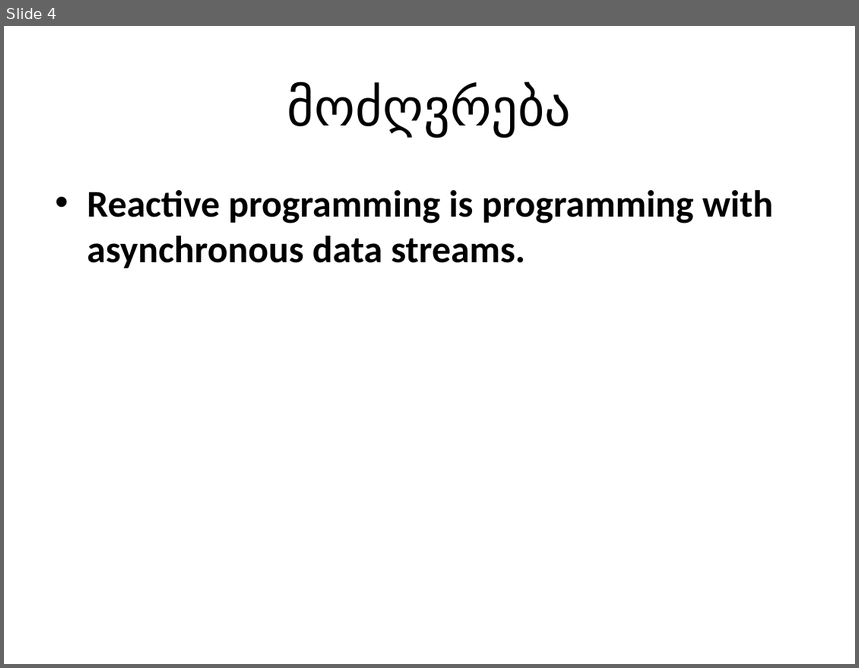
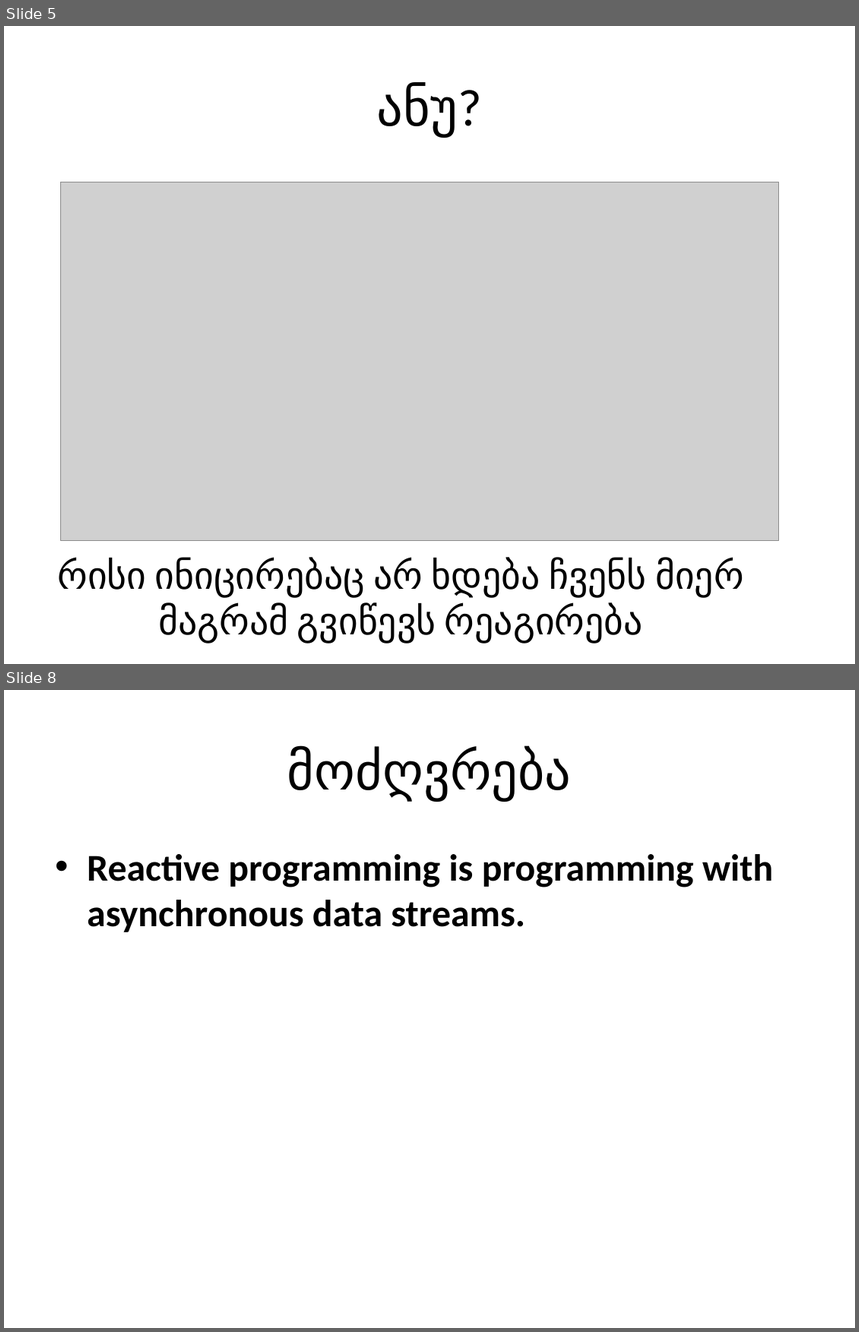
Before and after one commit to AleksandreSukh/RxSeminar, a slide deck: Rx.pptx. Shown one above the other, each under a label of ours: slide 4 before the commit, slides 5 and 8 after it; the slides between them are not shown. The pictures are 859x668 and 859x1332 pixels, drawn with LibreOffice and Linux fonts; fonts in the diff are those of the drawing; grey boxes stand for pictures. Boxes give left, top, right and bottom in pixels: in the first picture for what was removed or moved away, otherwise in the second. Text is boxed around its words. In the diff, an @@ line names an element or a change of style, - is before the commit and + after.

```diff
--- a/Rx.pptx
+++ b/Rx.pptx
@@ slide 5 added at (x1=4, y1=26, x2=855, y2=664), background #FFFFFF @@
@@ text added at (x1=377, y1=84, x2=458, y2=137), 44 pt, text #000000 @@
+ანუ?
@@ picture added at (x1=61, y1=182, x2=779, y2=541) @@
@@ title added at (x1=58, y1=558, x2=744, y2=643), 32 pt, text #000000 @@
+რისი ინიცირებაც არ ხდება ჩვენს მიერ მაგრამ გვიწევს რეაგირება
@@ what was slide 4 is now slide 8 @@
```
Also in this commit, not shown: 1 slide changed, 9 other slides added, 2 slides removed, 1 other file.
